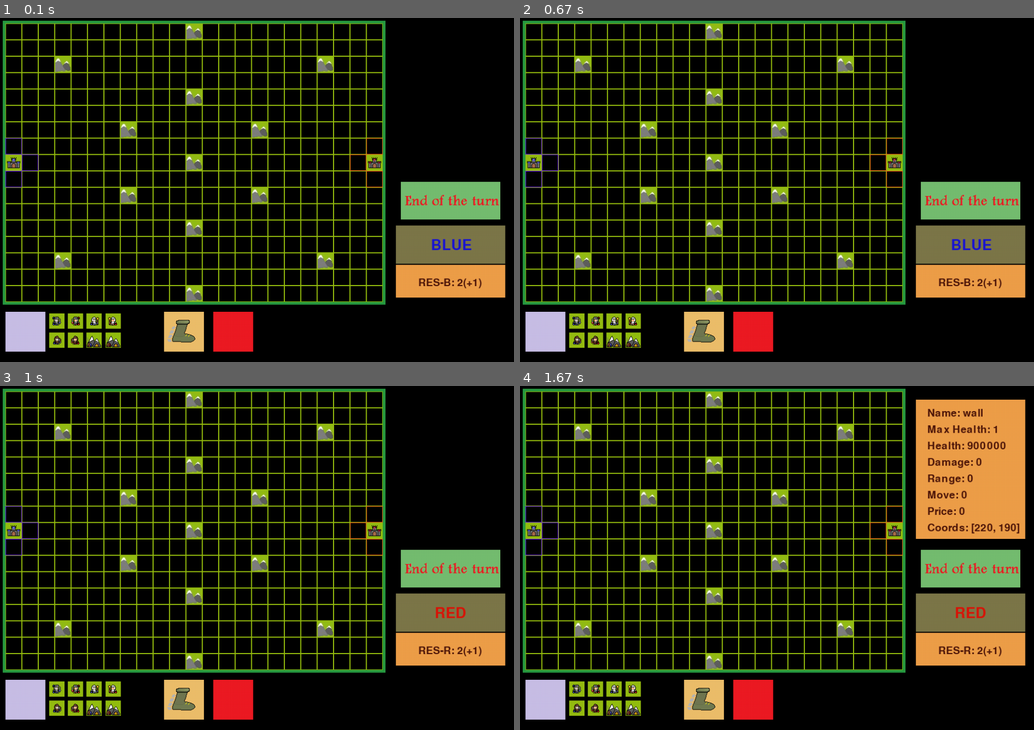
Above: before the commit, frames 1-4 (two rows, left to right).
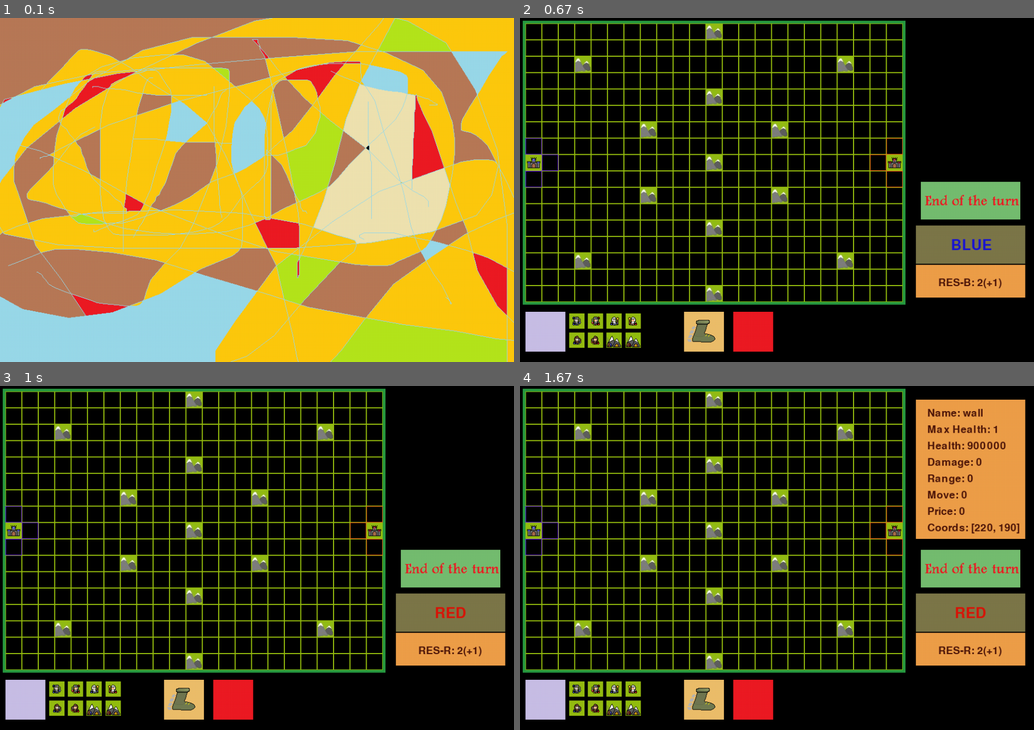
Above: after the commit, the same moments.

Repository: MikhailSK/PyGame
Game: pygame game, started from main.py
Two runs of this game, one before a commit and one after it. Both use one fixed random seed, a clock stepped at 60 frames per second and the inputs below.
Inputs (mouse positions are in pixels of both pictures, inside the frame that each line leads up to):
- Up to frame 1 (0.1 s): no input
- Up to frame 2 (0.67 s): click (777, 190) at 0.4 s
- Up to frame 3 (1 s): click (452, 568) at 0.73 s
- Up to frame 4 (1.67 s): click (617, 637) at 1.07 s; right-click (653, 489) at 1.4 s

The runs differ from the first frame. In frame 1, 100% of the frame differs, in the area x 0-100%, y 0-100%; in frame 2, nothing differs; in frame 3, nothing differs; in frame 4, nothing differs.

Commit message:
add start and end screen

Diff:
--- a/Board.py
+++ b/Board.py
@@ -318,8 +318,10 @@
                 all_sprites.draw(screen)
 
                 self.is_map_rendered = 1
-        else:
-            self.turn = -2
+        elif self.end == 1:
+            self.turn = -3
+        elif self.end == 2:
+            self.turn = -4
 
     def get_cell(self, mouse_position):
         x_pos, y_pos = mouse_position
@@ -584,7 +586,7 @@
                             elif d_par == 3:
                                 self.end = 1
                             elif d_par == 4:
-                                self.end = 1
+                                self.end = 2
                     self.par_click = 0
 
         elif self.par_click == 10:
--- a/main.py
+++ b/main.py
@@ -11,31 +11,45 @@
 res_r = 10
 res_b = 10
 par = 0
-turn = 1
+turn = 0
 
 clock = pygame.time.Clock()
+start_game = StartGame(all_sprites)
 
 
 while running:
     all_sprites.draw(screen)
-    if par == 0:
+    if par == 0 and turn > 0:
         board.render()
     for event in pygame.event.get():
         if event.type == pygame.QUIT:
             running = False
-        if event.type == pygame.MOUSEBUTTONDOWN:
-            new_board_pos = ((event.pos[0] - 10) // 30, (event.pos[1] - 10) // 30)
-            if event.button == 1:
-                board.get_click(event.pos)
-                if board.turn != turn:
-                    print(turn)
-                    turn = board.turn
-                    par = 1
-                board.render()
-            elif event.button == 3:
-                try:
-                    map_units[new_board_pos].get_info()
-                except KeyError:
-                    print("empty cell")
+        if event.type == pygame.MOUSEBUTTONDOWN and turn >= 0:
+            if turn != 0:
+                new_board_pos = ((event.pos[0] - 10) // 30, (event.pos[1] - 10) // 30)
+                if event.button == 1:
+                    board.get_click(event.pos)
+                    if board.turn != turn:
+                        print(turn)
+                        turn = board.turn
+                        par = 1
+                    board.render()
+                    if board.end == 1:
+                        turn = -3
+                    if board.end == 2:
+                        turn = -4
+                elif event.button == 3:
+                    try:
+                        map_units[new_board_pos].get_info()
+                    except KeyError:
+                        print("empty cell")
+            else:
+                turn = 1
+                screen.fill((0, 0, 0))
+                all_sprites.remove(start_game)
+        if turn == -3:
+            end_screen = EndGameBlue(all_sprites)
+        if turn == -4:
+            end_screen = EndGameRed(all_sprites)
     pygame.display.flip()
     clock.tick(FPS)
--- a/unit.py
+++ b/unit.py
@@ -29,6 +29,39 @@
     except pygame.error as message:
         print('Cannot load image:', name)
         raise SystemExit(message)
+
+
+class StartGame(pygame.sprite.Sprite):
+    image = load_image("start_screen.png")
+
+    def __init__(self, group):
+        super().__init__(group)
+        self.image = StartGame.image
+        self.rect = self.image.get_rect()
+        self.rect.x = 0
+        self.rect.y = 0
+
+
+class EndGameRed(pygame.sprite.Sprite):
+    image = load_image("end_screen_r.png")
+
+    def __init__(self, group):
+        super().__init__(group)
+        self.image = EndGameRed.image
+        self.rect = self.image.get_rect()
+        self.rect.x = 0
+        self.rect.y = 0
+
+
+class EndGameBlue(pygame.sprite.Sprite):
+    image = load_image("end_screen_b.png")
+
+    def __init__(self, group):
+        super().__init__(group)
+        self.image = EndGameRed.image
+        self.rect = self.image.get_rect()
+        self.rect.x = 0
+        self.rect.y = 0
 
 
 class CreateUnit(pygame.sprite.Sprite):
